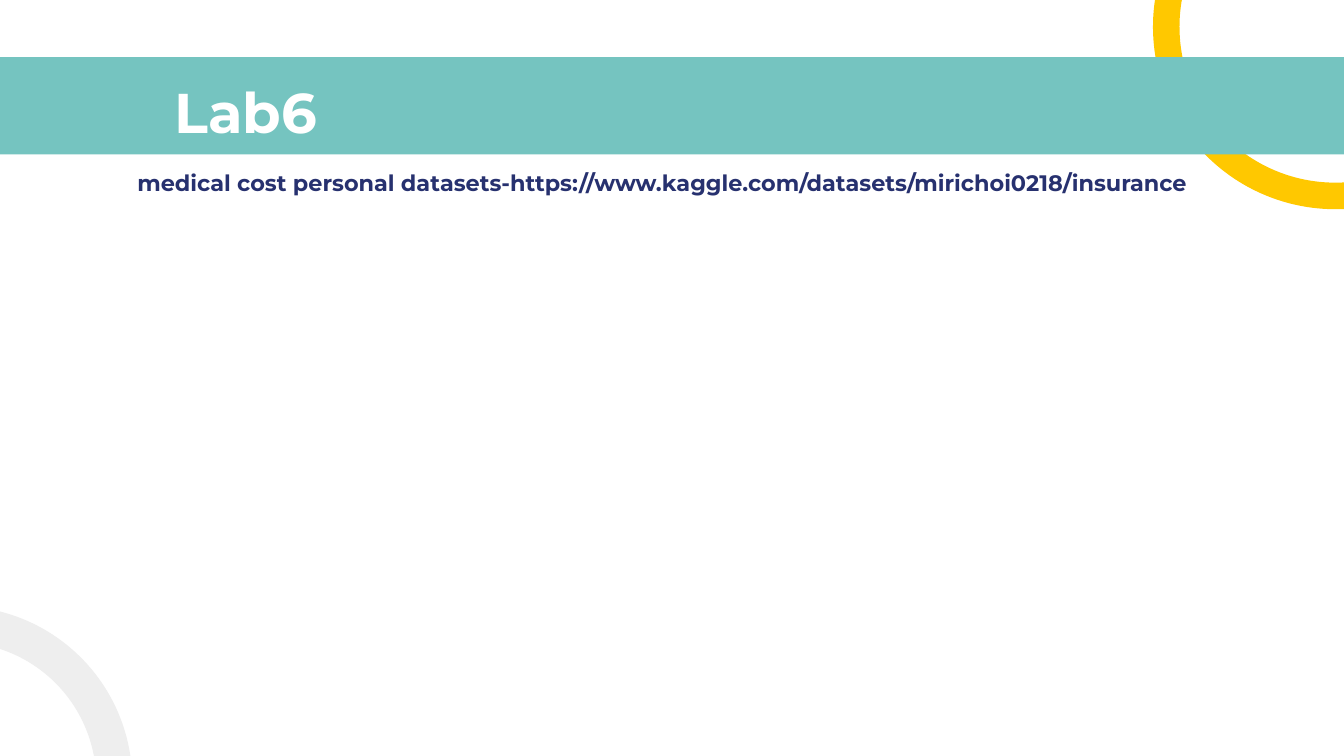
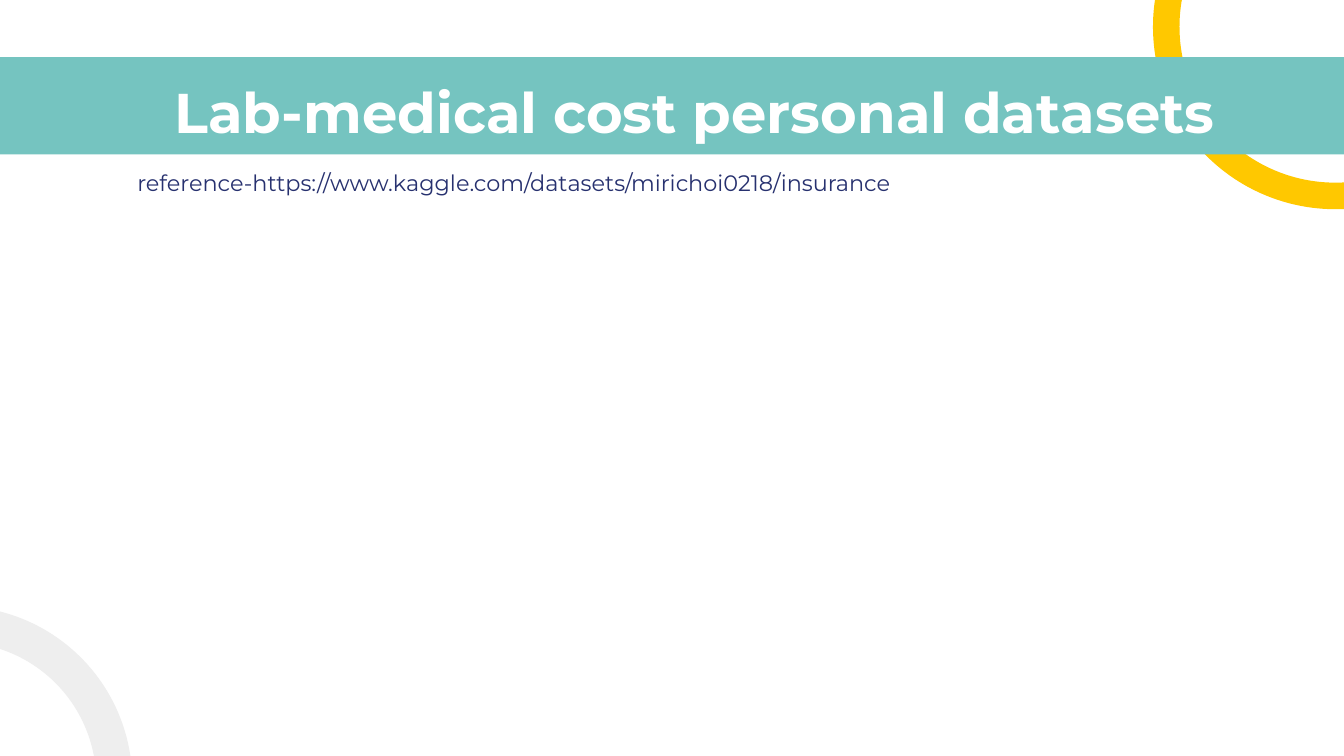
Before and after one commit to gurwoghd/2023_WFK_ICT-Laos-, a slide deck: slide 21 of LectureNotes/ch4_Linear_Regression(LR).pptx (slide 18 before the commit). Drawn at 1344x756 pixels with LibreOffice and Linux fonts; fonts in the diff are those of the drawing. Boxes give left, top, right and bottom in pixels: in the first picture for what was removed or moved away, otherwise in the second. Text is boxed around its words. In the diff, an @@ line names an element or a change of style, - is before the commit and + after.

```diff
--- a/LectureNotes/ch4_Linear_Regression(LR).pptx
+++ b/LectureNotes/ch4_Linear_Regression(LR).pptx
@@ title at (174,89,1214,144): text changed @@
-Lab6
+Lab-medical cost personal datasets
@@ subtitle at (137,172,890,196): text changed; bold off @@
-medical cost personal datasets-https://www.kaggle.com/datasets/mirichoi0218/insurance
+reference-https://www.kaggle.com/datasets/mirichoi0218/insurance
```
Also in this commit, not shown: 7 other slides changed, 6 slides added, 3 slides removed, 1 other file.
